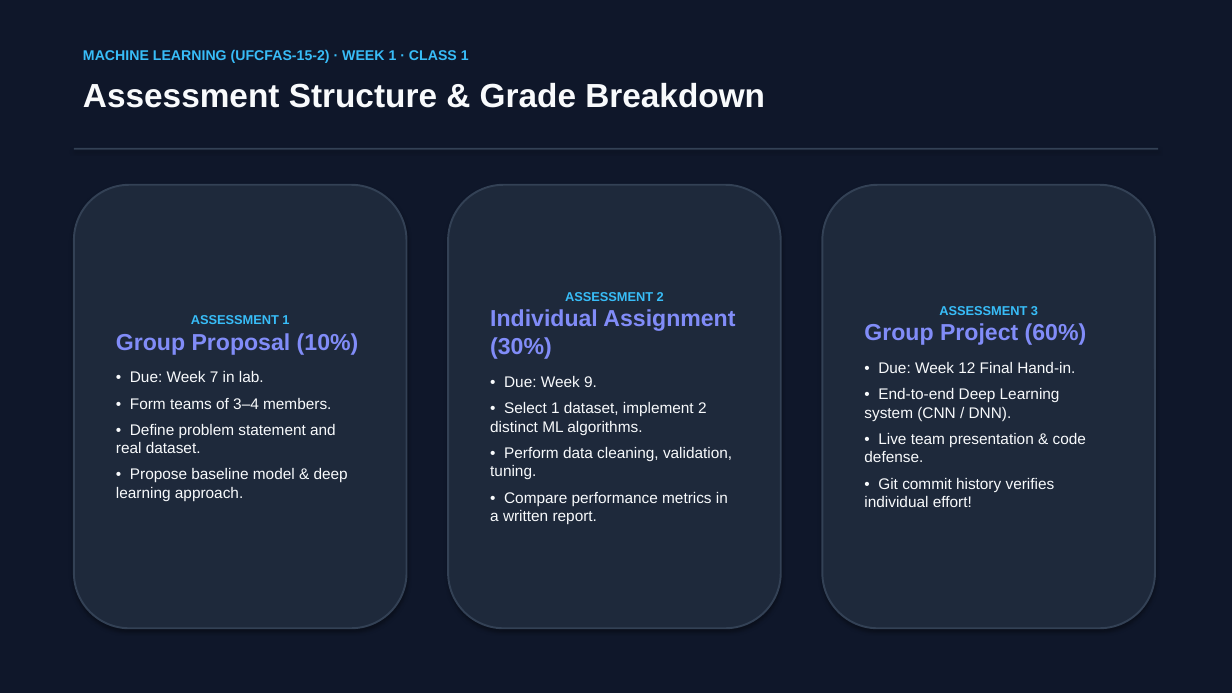
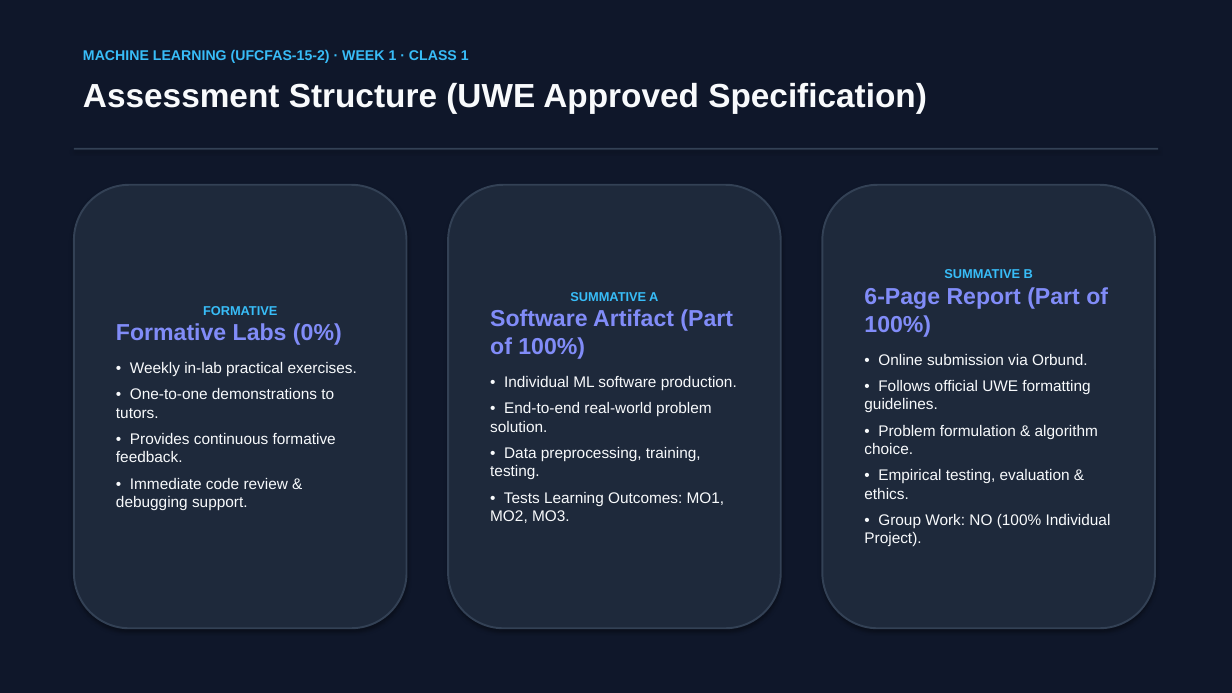
Before and after one commit to Sudan23/ml, a slide deck: slide 9 of neo_ML/slides/week1/Week_1_Class_1_Course_Introduction_and_Overview.pptx. Drawn at 1232x693 pixels with LibreOffice and Linux fonts; fonts in the diff are those of the drawing. Boxes give left, top, right and bottom in pixels: in the first picture for what was removed or moved away, otherwise in the second. Text is boxed around its words. In the diff, an @@ line names an element or a change of style, - is before the commit and + after.

Commit message:
fix(spec): align with approved UWE module spec (Level 5, 100% individual project, software + 6-page report)

```diff
--- a/neo_ML/slides/week1/Week_1_Class_1_Course_Introduction_and_Overview.pptx
+++ b/neo_ML/slides/week1/Week_1_Class_1_Course_Introduction_and_Overview.pptx
@@ text at bbox=[83, 83, 927, 113]: text changed @@
-Assessment Structure & Grade Breakdown
+Assessment Structure (UWE Approved Specification)
@@ text in rounded rectangle at bbox=[864, 268, 1111, 546]: text changed @@
-ASSESSMENT 3
-Group Project (60%)
-• Due: Week 12 Final Hand-in.
-• End-to-end Deep Learning system (CNN / DNN).
-• Live team presentation & code defense.
-• Git commit history verifies individual effort!
+SUMMATIVE B
+6-Page Report (Part of 100%)
+• Online submission via Orbund.
+• Follows official UWE formatting guidelines.
+• Problem formulation & algorithm choice.
+• Empirical testing, evaluation & ethics.
+• Group Work: NO (100% Individual Project).
@@ text in rounded rectangle at bbox=[490, 292, 737, 523]: text changed @@
-ASSESSMENT 2
-Individual Assignment (30%)
-• Due: Week 9.
-• Select 1 dataset, implement 2 distinct ML algorithms.
-• Perform data cleaning, validation, tuning.
-• Compare performance metrics in a written report.
+SUMMATIVE A
+Software Artifact (Part of 100%)
+• Individual ML software production.
+• End-to-end real-world problem solution.
+• Data preprocessing, training, testing.
+• Tests Learning Outcomes: MO1, MO2, MO3.
@@ text in rounded rectangle at bbox=[116, 306, 357, 511]: text changed @@
-ASSESSMENT 1
-Group Proposal (10%)
-• Due: Week 7 in lab.
-• Form teams of 3–4 members.
-• Define problem statement and real dataset.
-• Propose baseline model & deep learning approach.
+FORMATIVE
+Formative Labs (0%)
+• Weekly in-lab practical exercises.
+• One-to-one demonstrations to tutors.
+• Provides continuous formative feedback.
+• Immediate code review & debugging support.
```
Also in this commit, not shown: 9 other slides changed, 6 other files.
